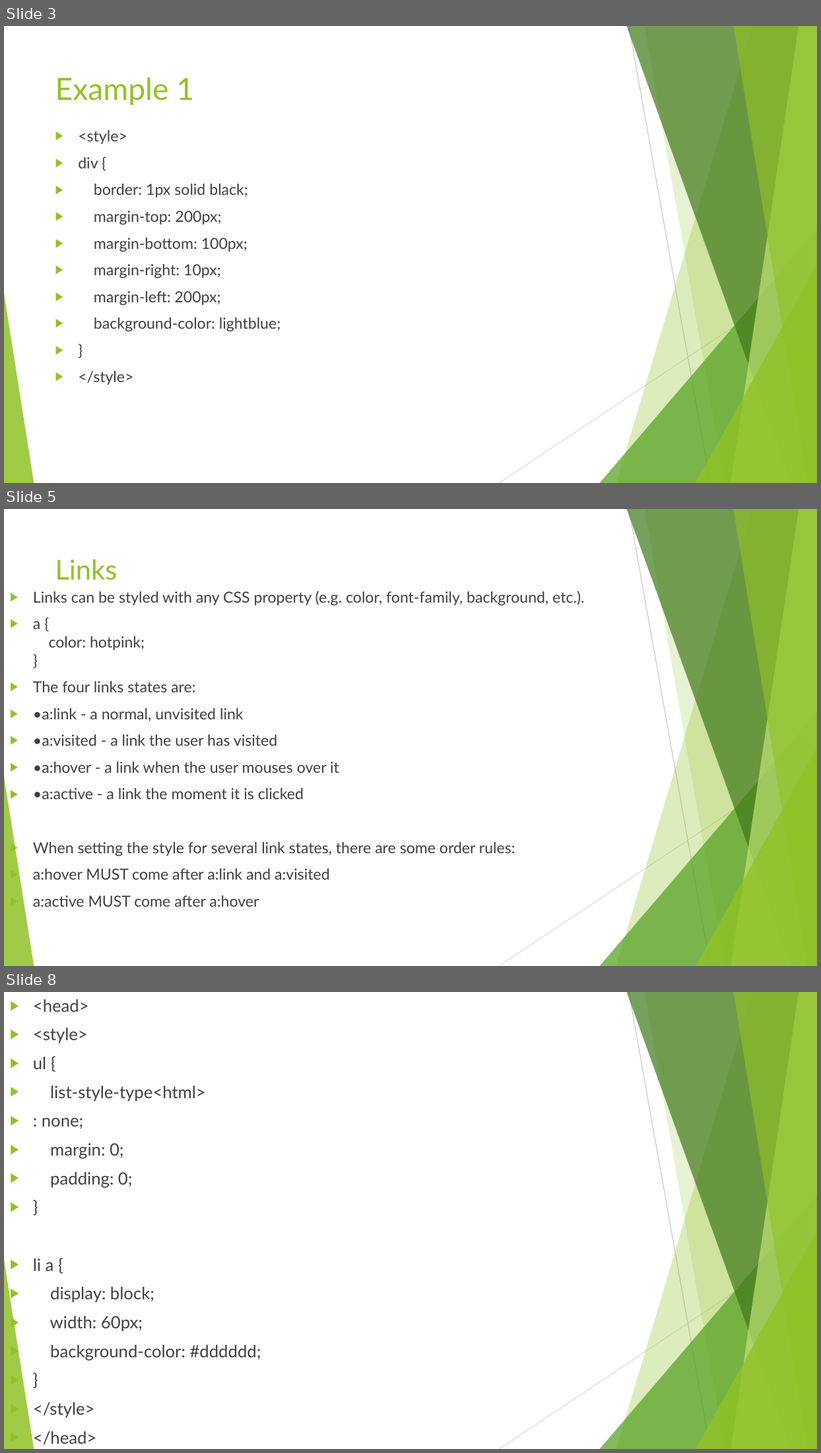
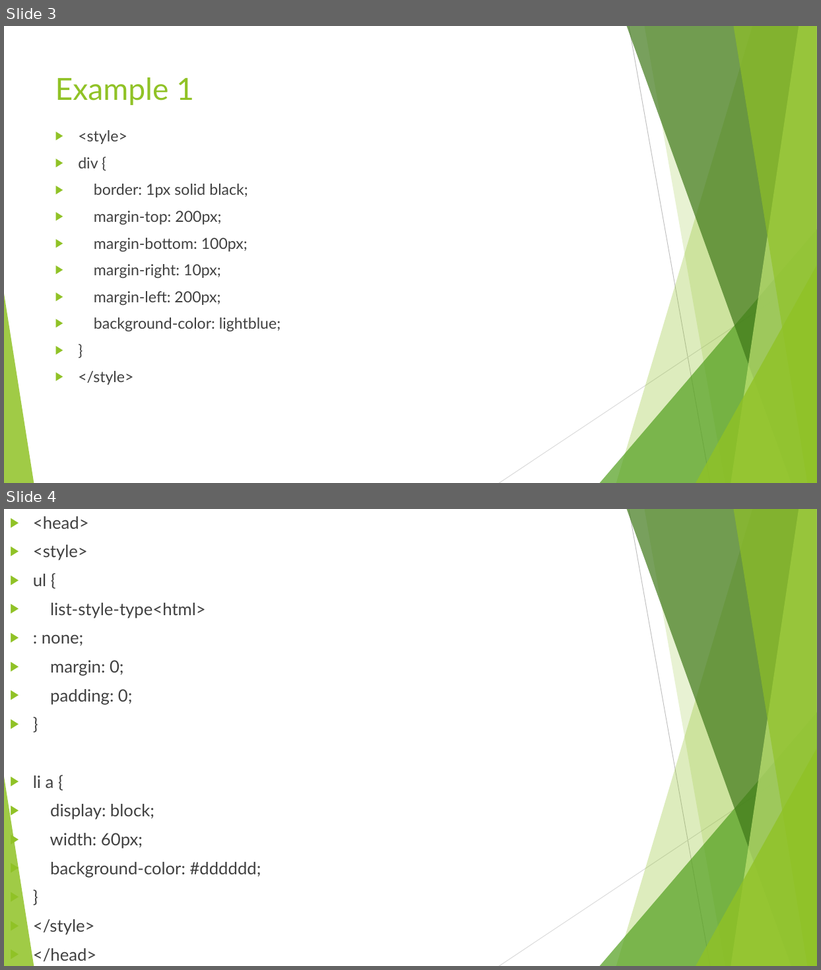
Before and after one commit to enjidotin/LECTURES-sem5, a slide deck: wp/ppts/CSS- Transforms Transitions Animations.pptx. Shown one above the other, each under a label of ours: slides 3, 5 and 8 before the commit, slides 3 and 4 after it; the slides between them are not shown. The pictures are 821x1453 and 821x970 pixels, drawn with LibreOffice and Linux fonts; fonts in the diff are those of the drawing. Boxes give left, top, right and bottom in pixels: in the first picture for what was removed or moved away, otherwise in the second. Text is boxed around its words. In the diff, an @@ line names an element or a change of style, - is before the commit and + after.

```diff
--- a/wp/ppts/CSS- Transforms Transitions Animations.pptx
+++ b/wp/ppts/CSS- Transforms Transitions Animations.pptx
@@ slide 5 removed at bbox=[4, 509, 817, 966], background #FFFFFF; not listed: 10 template elements that a slide beside it also shows @@
@@ title removed at bbox=[55, 559, 118, 580] @@
-Links
@@ text removed at bbox=[33, 591, 584, 907] @@
-▶ Links can be styled with any CSS property (e.g. color, font-family, background, etc.).
-▶ a {
-  color: hotpink;
-  }
-▶ The four links states are:
-▶ •a:link - a normal, unvisited link
-▶ •a:visited - a link the user has visited
-▶ •a:hover - a link when the user mouses over it
-▶ •a:active - a link the moment it is clicked
-▶ When setting the style for several link states, there are some order rules:
-▶ a:hover MUST come after a:link and a:visited
-▶ a:active MUST come after a:hover
@@ what was slide 8 is now slide 4 @@
```
Also in this commit, not shown: 3 other slides removed, 18 other files.
